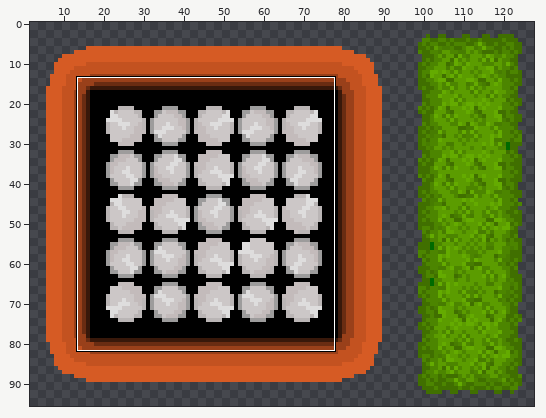
Two states of a sprite sheet, Orbital3/Assets/Images/obstacles.png. Above, an overview of the earlier version with the close-up marked.
Close-up. The starting point:
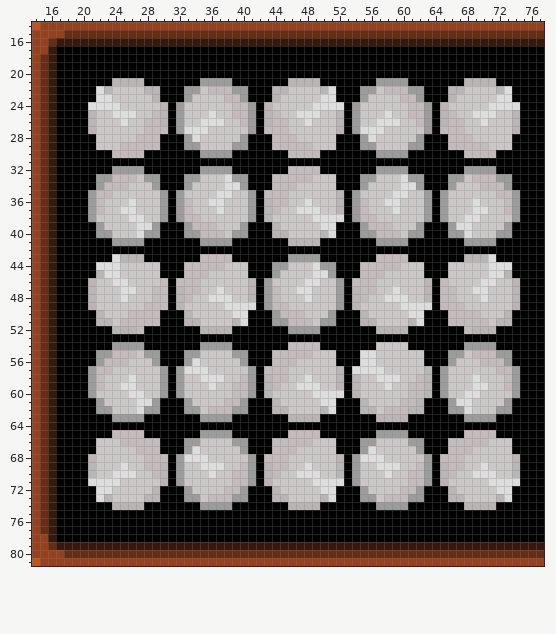
The file is 128x96 pixels. Shown: x 14..77, y 14..81. The wide view leaves out empty margins.
The result:
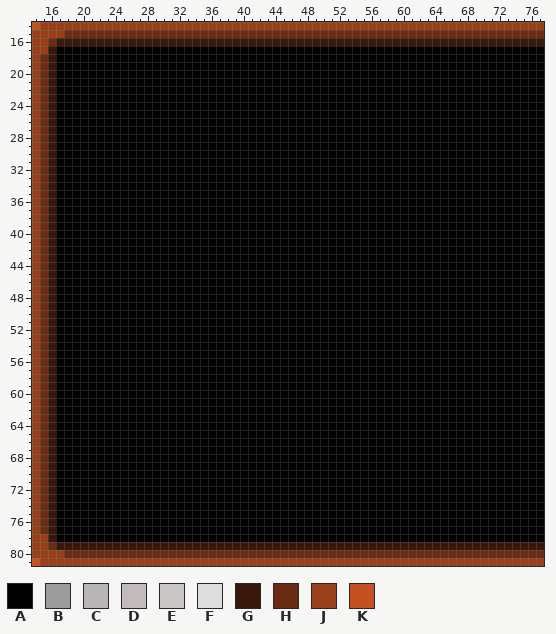
Palette (. is transparent): A #000000  B #9d9c9c  C #bab5b5  D #c3bbbb  E #ccc7c7  F #dedddd  G #38180a  H #692c12  J #99401a  K #c35220
Difference:
Changed rows in their new state; - is an unchanged pixel.
first column x 21:
21 ---AAAA-------AAAA-------AAAA-------AAAA-------AAAA---
22 -AAAAAAAA---AAAAAAAA---AAAAAAAA---AAAAAAAA---AAAAAAAA-
23 -AAAAAAAA---AAAAAAAA---AAAAAAAA---AAAAAAAA---AAAAAAAA-
24 AAAAAAAAAA-AAAAAAAAAA-AAAAAAAAAA-AAAAAAAAAA-AAAAAAAAAA
25 AAAAAAAAAA-AAAAAAAAAA-AAAAAAAAAA-AAAAAAAAAA-AAAAAAAAAA
26 AAAAAAAAAA-AAAAAAAAAA-AAAAAAAAAA-AAAAAAAAAA-AAAAAAAAAA
27 AAAAAAAAAA-AAAAAAAAAA-AAAAAAAAAA-AAAAAAAAAA-AAAAAAAAAA
28 -AAAAAAAA---AAAAAAAA---AAAAAAAA---AAAAAAAA---AAAAAAAA-
29 -AAAAAAAA---AAAAAAAA---AAAAAAAA---AAAAAAAA---AAAAAAAA-
30 ---AAAA-------AAAA-------AAAA-------AAAA-------AAAA---
32 ---AAAA-------AAAA-------AAAA-------AAAA-------AAAA---
33 -AAAAAAAA---AAAAAAAA---AAAAAAAA---AAAAAAAA---AAAAAAAA-
34 -AAAAAAAA---AAAAAAAA---AAAAAAAA---AAAAAAAA---AAAAAAAA-
35 AAAAAAAAAA-AAAAAAAAAA-AAAAAAAAAA-AAAAAAAAAA-AAAAAAAAAA
36 AAAAAAAAAA-AAAAAAAAAA-AAAAAAAAAA-AAAAAAAAAA-AAAAAAAAAA
37 AAAAAAAAAA-AAAAAAAAAA-AAAAAAAAAA-AAAAAAAAAA-AAAAAAAAAA
38 AAAAAAAAAA-AAAAAAAAAA-AAAAAAAAAA-AAAAAAAAAA-AAAAAAAAAA
39 -AAAAAAAA---AAAAAAAA---AAAAAAAA---AAAAAAAA---AAAAAAAA-
40 -AAAAAAAA---AAAAAAAA---AAAAAAAA---AAAAAAAA---AAAAAAAA-
41 ---AAAA-------AAAA-------AAAA-------AAAA-------AAAA---
43 ---AAAA-------AAAA-------AAAA-------AAAA-------AAAA---
44 -AAAAAAAA---AAAAAAAA---AAAAAAAA---AAAAAAAA---AAAAAAAA-
45 -AAAAAAAA---AAAAAAAA---AAAAAAAA---AAAAAAAA---AAAAAAAA-
46 AAAAAAAAAA-AAAAAAAAAA-AAAAAAAAAA-AAAAAAAAAA-AAAAAAAAAA
47 AAAAAAAAAA-AAAAAAAAAA-AAAAAAAAAA-AAAAAAAAAA-AAAAAAAAAA
48 AAAAAAAAAA-AAAAAAAAAA-AAAAAAAAAA-AAAAAAAAAA-AAAAAAAAAA
49 AAAAAAAAAA-AAAAAAAAAA-AAAAAAAAAA-AAAAAAAAAA-AAAAAAAAAA
50 -AAAAAAAA---AAAAAAAA---AAAAAAAA---AAAAAAAA---AAAAAAAA-
51 -AAAAAAAA---AAAAAAAA---AAAAAAAA---AAAAAAAA---AAAAAAAA-
52 ---AAAA-------AAAA-------AAAA-------AAAA-------AAAA---
54 ---AAAA-------AAAA-------AAAA-------AAAA-------AAAA---
55 -AAAAAAAA---AAAAAAAA---AAAAAAAA---AAAAAAAA---AAAAAAAA-
56 -AAAAAAAA---AAAAAAAA---AAAAAAAA---AAAAAAAA---AAAAAAAA-
57 AAAAAAAAAA-AAAAAAAAAA-AAAAAAAAAA-AAAAAAAAAA-AAAAAAAAAA
58 AAAAAAAAAA-AAAAAAAAAA-AAAAAAAAAA-AAAAAAAAAA-AAAAAAAAAA
59 AAAAAAAAAA-AAAAAAAAAA-AAAAAAAAAA-AAAAAAAAAA-AAAAAAAAAA
60 AAAAAAAAAA-AAAAAAAAAA-AAAAAAAAAA-AAAAAAAAAA-AAAAAAAAAA
61 -AAAAAAAA---AAAAAAAA---AAAAAAAA---AAAAAAAA---AAAAAAAA-
62 -AAAAAAAA---AAAAAAAA---AAAAAAAA---AAAAAAAA---AAAAAAAA-
63 ---AAAA-------AAAA-------AAAA-------AAAA-------AAAA---
65 ---AAAA-------AAAA-------AAAA-------AAAA-------AAAA---
66 -AAAAAAAA---AAAAAAAA---AAAAAAAA---AAAAAAAA---AAAAAAAA-
67 -AAAAAAAA---AAAAAAAA---AAAAAAAA---AAAAAAAA---AAAAAAAA-
68 AAAAAAAAAA-AAAAAAAAAA-AAAAAAAAAA-AAAAAAAAAA-AAAAAAAAAA
69 AAAAAAAAAA-AAAAAAAAAA-AAAAAAAAAA-AAAAAAAAAA-AAAAAAAAAA
70 AAAAAAAAAA-AAAAAAAAAA-AAAAAAAAAA-AAAAAAAAAA-AAAAAAAAAA
71 AAAAAAAAAA-AAAAAAAAAA-AAAAAAAAAA-AAAAAAAAAA-AAAAAAAAAA
72 -AAAAAAAA---AAAAAAAA---AAAAAAAA---AAAAAAAA---AAAAAAAA-
73 -AAAAAAAA---AAAAAAAA---AAAAAAAA---AAAAAAAA---AAAAAAAA-
74 ---AAAA-------AAAA-------AAAA-------AAAA-------AAAA---
Pixel boxes of the changes (left, top, right, bottom) in both close-ups:
changed: (88, 78, 520, 510)
